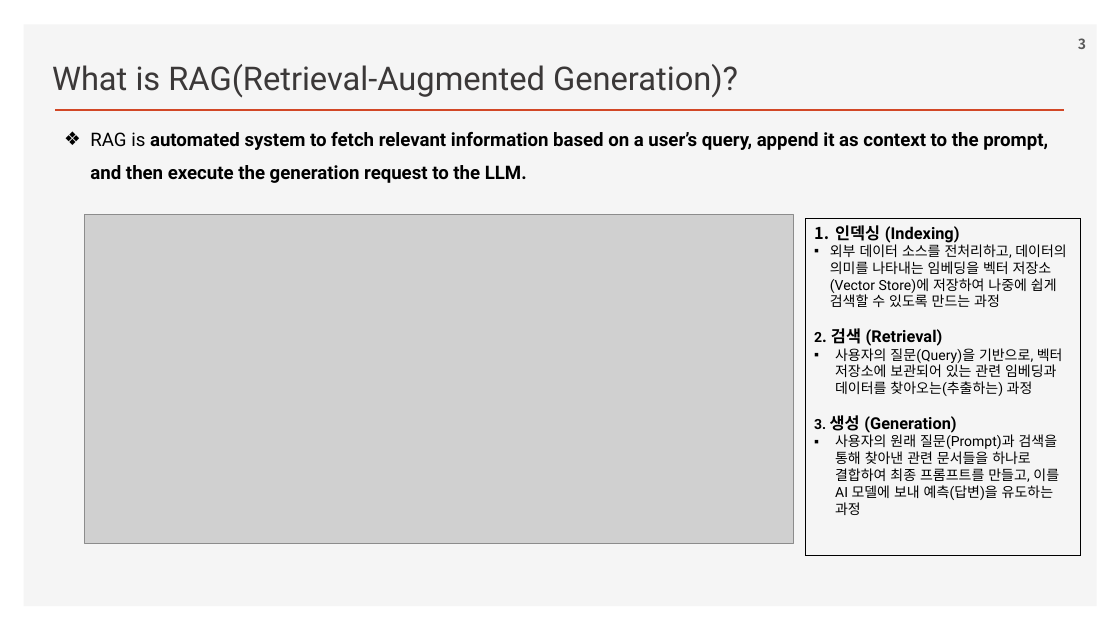
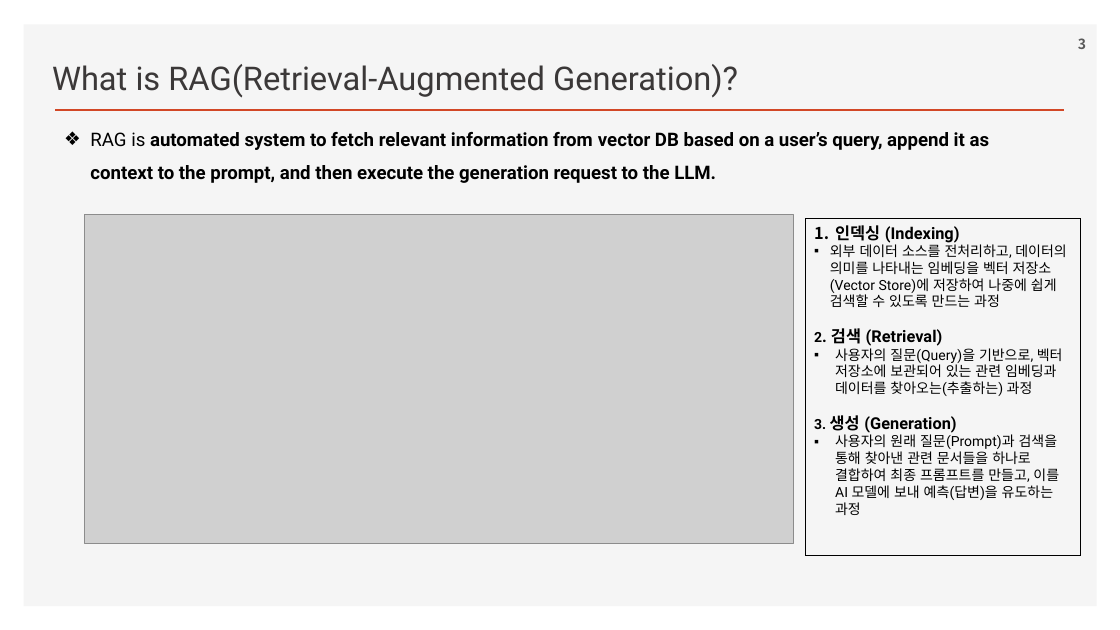
Before and after one commit to ancestor9/2026_Fall_Learning-Langchain-AI-Agent, a slide deck: slide 3 of ppts/CHAPTER 3 RAG Part II_Chatting with Your Data.pptx. Drawn at 1120x630 pixels with LibreOffice and Linux fonts; fonts in the diff are those of the drawing; grey boxes stand for pictures; background and template pictures are left out. Boxes give left, top, right and bottom in pixels: in the first picture for what was removed or moved away, otherwise in the second. Text is boxed around its words. In the diff, an @@ line names an element or a change of style, - is before the commit and + after.

```diff
--- a/ppts/CHAPTER 3 RAG Part II_Chatting with Your Data.pptx
+++ b/ppts/CHAPTER 3 RAG Part II_Chatting with Your Data.pptx
@@ text at bbox=[90, 132, 990, 183]: text changed @@
-❖ RAG is automated system to fetch relevant information based on a user’s query, append it as context to the prompt, and then execute the generation request to the LLM.
+❖ RAG is automated system to fetch relevant information from vector DB based on a user’s query, append it as context to the prompt, and then execute the generation request to the LLM.
```
Also in this commit, not shown: 5 other slides changed, 1 slide added.
